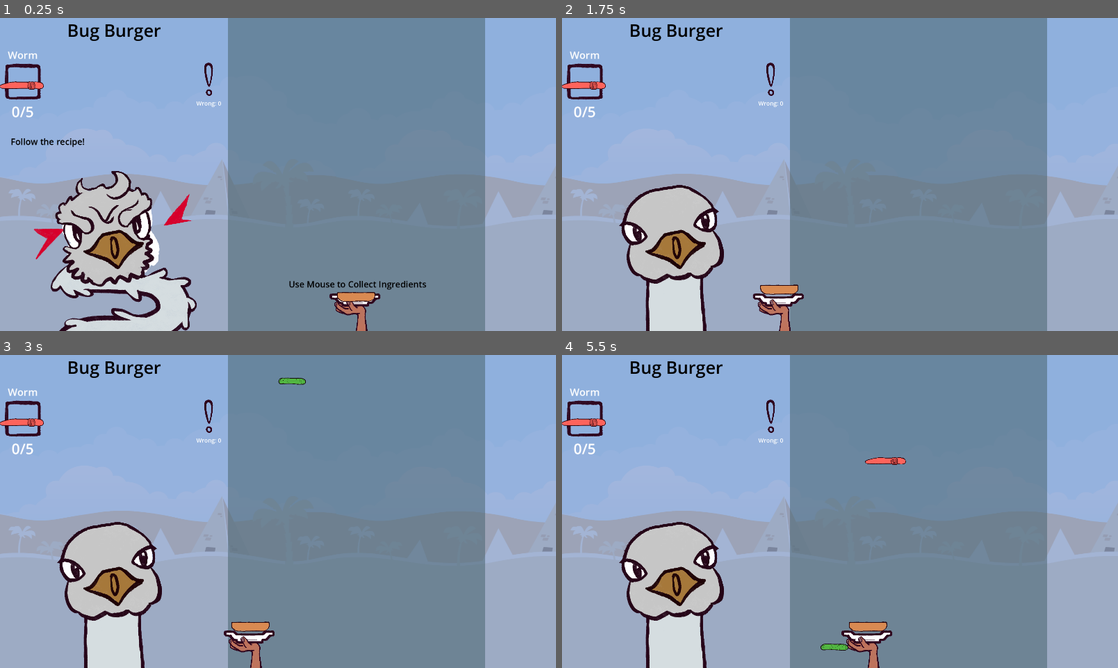
Above: before the commit, frames 1-4 (two rows, left to right).
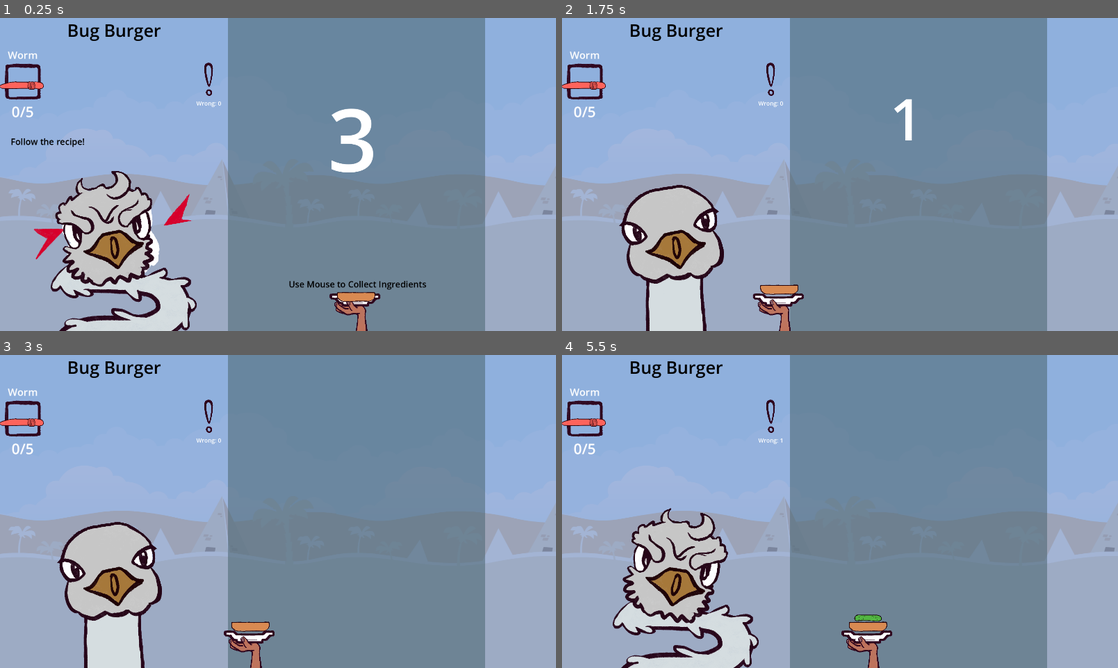
Above: after the commit, the same moments.

Repository: SirLich/funky-drive-through
Game: Godot game, scene res://game.tscn
Same seed, same stepped clock (60 frames per second), same inputs: the game is played once before the commit and once after it.
Inputs (mouse positions are in pixels of both pictures, inside the frame that each line leads up to):
- Up to frame 1 (0.25 s): no input
- Up to frame 2 (1.75 s): tap Enter at 0.5 s; move the mouse to (962, 158) at 0.52 s; press the mouse at (962, 158) at 0.53 s; move the mouse to (728, 190) at 1.27 s; release the mouse at (728, 190) at 1.28 s; click (728, 190) at 1.35 s
- Up to frame 3 (3 s): move the mouse to (333, 442) at 2.02 s; press the mouse at (333, 442) at 2.03 s; move the mouse to (250, 574) at 2.77 s; release the mouse at (250, 574) at 2.78 s; click (250, 574) at 2.85 s
- Up to frame 4 (5.5 s): move the mouse to (1006, 558) at 3.52 s; press the mouse at (1006, 558) at 3.53 s; move the mouse to (673, 464) at 4.27 s; release the mouse at (673, 464) at 4.28 s; click (673, 464) at 4.35 s; move the mouse to (867, 511) at 5.02 s; press the mouse at (867, 511) at 5.03 s

The runs differ from the first frame. In frame 1, 0.7% of the frame differs, in the area x 59-68%, y 28-50%; in frame 2, 0.2%; in frame 3, 0.1%; in frame 4, 6.2%, in the area x 9-62%, y 26-100%.

Commit message:
Add countdown

Diff:
--- a/dropper.gd
+++ b/dropper.gd
@@ -12,7 +12,10 @@
 @export var bun_chance = 0.1
 @export var good_chance = 0.3
 
+var recipe
+
 func prepare_for_recipe(recipe: Recipe):
+	self.recipe = recipe
 	good_items.clear()
 	bad_items.clear()
 
@@ -51,5 +54,6 @@
 	new_drop.global_position.x = self.global_position.x + randi_range(0, max_width)
 
 func _on_timer_timeout() -> void:
-	randomize_drop_time()
-	drop_item()
+	if recipe:
+		randomize_drop_time()
+		drop_item()
--- a/game.gd
+++ b/game.gd
@@ -4,7 +4,10 @@
 @onready var recipe_label: Label = $HUD/RecipeLabel
 @onready var dropper: Dropper = $Dropper
 @onready var hud: Control = $HUD
+@onready var countdown_label: Label = $CenterContainer/CountdownLabel
+@onready var center_container: CenterContainer = $CenterContainer
 
+@export var end_scene : PackedScene
 @export var item_box_ui : PackedScene
 
 var is_tutorial = true
@@ -30,8 +33,8 @@
 func on_item_collected(item : ItemType):
 	if item == Global.top_bun:
 		Global.bun_collected.emit()
-		await get_tree().create_timer(0.1).timeout
-		get_tree().paused = true
+		await get_tree().create_timer(0.15).timeout
+		get_tree().change_scene_to_packed(end_scene)
 	else:
 		if is_food_good(item):
 			Global.good_item_collected.emit(item, food_counts[item])
@@ -43,10 +46,12 @@
 	prepare_for_recipe(Global.get_recipe())
 	Global.item_collected.connect(on_item_collected)
 
+func start_dropping():
+	dropper.prepare_for_recipe(recipe)
+
 func prepare_for_recipe(recipe : Recipe):
 	self.recipe = recipe
 	hud.prepare_for_recipe(recipe)
-	dropper.prepare_for_recipe(recipe)
 
 	# Just setup recipe stuff
 	food_counts.clear()
@@ -54,3 +59,14 @@
 	for item in Global.all_items:
 		food_counts[item] = 0
 	food_counts[Global.top_bun] = 0
+
+	for i in range(3,0,-1):
+		countdown_label.text = str(i)
+		center_container.scale = Vector2(1,1)
+		await get_tree().create_tween().tween_property(center_container, "scale", Vector2(0,0), 0.5).finished
+
+	countdown_label.text = "GO!"
+	center_container.scale = Vector2(1,1)
+	await get_tree().create_tween().tween_property(center_container, "scale", Vector2(0,0), 0.5).finished
+
+	start_dropping()
--- a/game.tscn
+++ b/game.tscn
@@ -1,6 +1,7 @@
-[gd_scene load_steps=16 format=3 uid="uid://dcfett6ns4vqq"]
+[gd_scene load_steps=18 format=3 uid="uid://dcfett6ns4vqq"]
 
 [ext_resource type="Script" path="res://game.gd" id="1_6brd1"]
+[ext_resource type="PackedScene" uid="uid://baau16ndim5ve" path="res://item_types/end_screen.tscn" id="2_fthv7"]
 [ext_resource type="Texture2D" uid="uid://drfvkqsyrbt43" path="res://assets/temp/backgroundColorDesert.png" id="2_uip0o"]
 [ext_resource type="PackedScene" uid="uid://bde5jwauuhx81" path="res://scenes/item/catcher.tscn" id="4_2i66j"]
 [ext_resource type="PackedScene" uid="uid://d1nn1ff7rwlbn" path="res://scenes/item/dropped_item.tscn" id="5_1bqwg"]
@@ -25,8 +26,12 @@
 font_size = 60
 font_color = Color(0, 0, 0, 1)
 
+[sub_resource type="LabelSettings" id="LabelSettings_f44vb"]
+font_size = 300
+
 [node name="Game" type="Node2D"]
 script = ExtResource("1_6brd1")
+end_scene = ExtResource("2_fthv7")
 item_box_ui = ExtResource("7_5rb7w")
 
 [node name="Art" type="Node2D" parent="."]
@@ -125,6 +130,20 @@
 [node name="ItemBoxUI" parent="HUD/Items" instance=ExtResource("7_5rb7w")]
 layout_mode = 2
 
+[node name="CenterContainer" type="CenterContainer" parent="."]
+offset_left = 1132.0
+offset_top = 209.0
+offset_right = 1172.0
+offset_bottom = 249.0
+
+[node name="CountdownLabel" type="Label" parent="CenterContainer"]
+layout_mode = 2
+size_flags_horizontal = 4
+text = "0"
+label_settings = SubResource("LabelSettings_f44vb")
+horizontal_alignment = 1
+vertical_alignment = 1
+
 [node name="Tutorial" type="Control" parent="."]
 process_mode = 3
 layout_mode = 3
--- /dev/null
+++ b/item_types/end_screen.gd
@@ -0,0 +1,4 @@
+extends Control
+
+func _on_texture_button_button_up() -> void:
+	get_tree().change_scene_to_file("res://game.tscn")
--- a/item_types/end_screen.tscn
+++ b/item_types/end_screen.tscn
@@ -1,6 +1,7 @@
-[gd_scene load_steps=5 format=3 uid="uid://baau16ndim5ve"]
+[gd_scene load_steps=6 format=3 uid="uid://baau16ndim5ve"]
 
 [ext_resource type="Texture2D" uid="uid://cnd1kj7020uls" path="res://assets/frame.png" id="1_bkd0v"]
+[ext_resource type="Script" path="res://item_types/end_screen.gd" id="1_g65ld"]
 
 [sub_resource type="LabelSettings" id="LabelSettings_vl60s"]
 font_size = 100
@@ -19,6 +20,7 @@
 anchor_bottom = 1.0
 grow_horizontal = 2
 grow_vertical = 2
+script = ExtResource("1_g65ld")
 
 [node name="ColorRect" type="ColorRect" parent="."]
 layout_mode = 0
@@ -58,3 +60,5 @@
 text = "Next
 "
 label_settings = SubResource("LabelSettings_whgmt")
+
+[connection signal="button_up" from="TextureButton" to="." method="_on_texture_button_button_up"]
